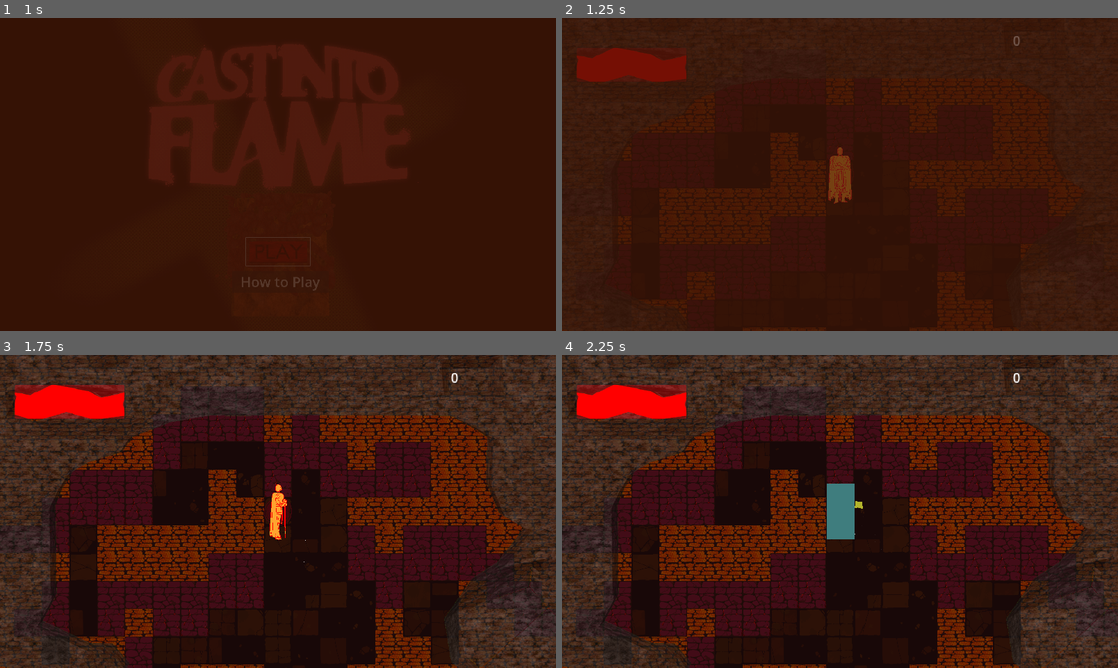
Above: before the commit, frames 1-4 (two rows, left to right).
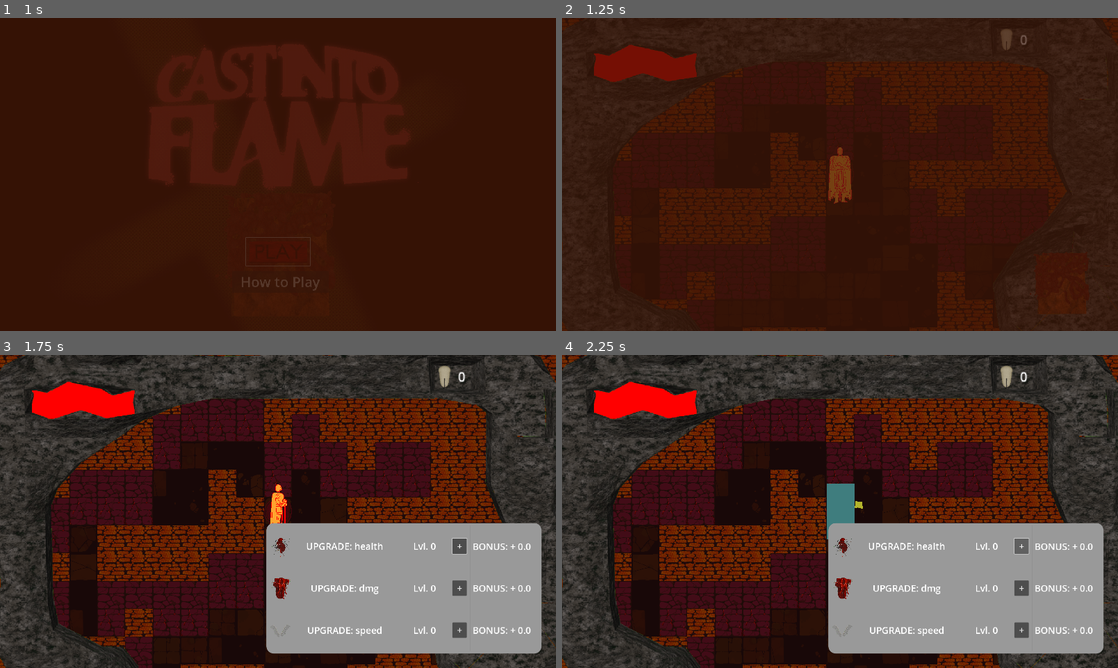
Above: after the commit, the same moments.

Repository: jible/capstone
Game: Godot game, scene res://scenes/testScenes/main_menu.tscn
Same seed, same stepped clock (60 frames per second), same inputs: the game is played once before the commit and once after it. The engine's default icon, where the game draws it, is replaced by a stand-in: a white triangle on a blue panel in a dark square.
Inputs (mouse positions are in pixels of both pictures, inside the frame that each line leads up to):
- Up to frame 1 (1 s): click (278, 252) at 0.5 s
- Up to frame 2 (1.25 s): no input
- Up to frame 3 (1.75 s): click (500, 621) at 1.27 s
- Up to frame 4 (2.25 s): click (1023, 545) at 2 s, where only the run after the commit has a clickable "+"

Frame 1 is identical in both runs. In frame 2, 1.2% of the frame differs, in the area x 2-98%, y 0-100%; in frame 3, 43%, in the area x 0-100%, y 0-100%; in frame 4, 43%.

Commit message:
updated HUD
currency now carries over on level change
new upgrade menu button

Diff:
--- a/scenes/prefabs/ui_elements/HUD.tscn
+++ b/scenes/prefabs/ui_elements/HUD.tscn
@@ -1,11 +1,11 @@
 [gd_scene load_steps=8 format=3 uid="uid://dfvsgbamdsiep"]
 
-[ext_resource type="Texture2D" uid="uid://dslr3ip0cnxp0" path="res://assets/sprites/playerV1.png" id="1_ekvuy"]
 [ext_resource type="Script" path="res://scripts/for_scenes/HUD.gd" id="1_ndg1h"]
-[ext_resource type="Texture2D" uid="uid://bxevwqt0bicpt" path="res://assets/sprites/sexyIndiDevLogo.png" id="2_cbqub"]
-[ext_resource type="Texture2D" uid="uid://cb3ihhfb8trsd" path="res://assets/ui_renders/hud-transparentbg.png" id="3_2oo5a"]
+[ext_resource type="Texture2D" uid="uid://cfj3xjp6wynvg" path="res://assets/ui_renders/hudv2.png" id="2_tc1mn"]
 [ext_resource type="PackedScene" uid="uid://bsmerj830lma6" path="res://scenes/prefabs/ui_elements/stat_upgrade_ui.tscn" id="4_0nay5"]
+[ext_resource type="Texture2D" uid="uid://dixby21fjwcxc" path="res://assets/ui_renders/currency_tooth.png" id="4_mjk8y"]
 [ext_resource type="PackedScene" uid="uid://bqwbdvntcsrc0" path="res://scenes/prefabs/ui_elements/pause_menu.tscn" id="5_csnww"]
+[ext_resource type="Texture2D" uid="uid://c0nobm6vf3dl4" path="res://assets/ui_renders/main_menu_book.png" id="5_ojgqu"]
 
 [sub_resource type="StyleBoxFlat" id="StyleBoxFlat_8sjnk"]
 bg_color = Color(1, 0, 0, 1)
@@ -31,43 +31,14 @@
 grow_horizontal = 2
 grow_vertical = 2
 
-[node name="PlayerInfo" type="PanelContainer" parent="Border"]
-layout_mode = 1
-offset_left = 49.0
-offset_top = 101.0
-offset_right = 432.87
-offset_bottom = 222.45
-
-[node name="MarginContainer" type="MarginContainer" parent="Border/PlayerInfo"]
+[node name="HealthBar" type="ProgressBar" parent="Border"]
+unique_name_in_owner = true
 layout_mode = 2
-theme_override_constants/margin_left = 2
-theme_override_constants/margin_top = 2
-theme_override_constants/margin_right = 2
-theme_override_constants/margin_bottom = 2
-
-[node name="HBoxContainer" type="HBoxContainer" parent="Border/PlayerInfo/MarginContainer"]
-layout_mode = 2
-
-[node name="PlayerImage" type="TextureRect" parent="Border/PlayerInfo/MarginContainer/HBoxContainer"]
-visible = false
-custom_minimum_size = Vector2(50, 50)
-layout_mode = 2
-size_flags_horizontal = 3
-size_flags_stretch_ratio = 0.3
-texture = ExtResource("1_ekvuy")
-expand_mode = 1
-
-[node name="VBoxContainer" type="VBoxContainer" parent="Border/PlayerInfo/MarginContainer/HBoxContainer"]
-layout_mode = 2
-size_flags_horizontal = 3
-size_flags_stretch_ratio = 0.6
-
-[node name="Health" type="HBoxContainer" parent="Border/PlayerInfo/MarginContainer/HBoxContainer/VBoxContainer"]
-layout_mode = 2
-size_flags_vertical = 3
-
-[node name="HealthBar" type="ProgressBar" parent="Border/PlayerInfo/MarginContainer/HBoxContainer/VBoxContainer/Health"]
-layout_mode = 2
+offset_left = 104.0
+offset_top = 83.0
+offset_right = 487.0
+offset_bottom = 220.0
+scale = Vector2(0.959999, 1)
 size_flags_horizontal = 3
 size_flags_vertical = 3
 theme_override_styles/fill = SubResource("StyleBoxFlat_8sjnk")
@@ -76,76 +47,61 @@
 value = 10.0
 show_percentage = false
 
-[node name="HealthLabel" type="Label" parent="Border/PlayerInfo/MarginContainer/HBoxContainer/VBoxContainer/Health"]
-visible = false
-layout_mode = 2
-size_flags_horizontal = 3
-size_flags_vertical = 1
-size_flags_stretch_ratio = 0.25
-text = "10/10
-"
-horizontal_alignment = 2
-vertical_alignment = 1
-
-[node name="PlayerName" type="Label" parent="Border/PlayerInfo/MarginContainer/HBoxContainer/VBoxContainer"]
-visible = false
-layout_mode = 2
-size_flags_vertical = 3
-size_flags_stretch_ratio = 0.5
-text = "player name"
-
 [node name="HUD Overlay" type="TextureRect" parent="Border"]
-modulate = Color(1, 1, 1, 0.627451)
-layout_mode = 0
-offset_left = -417.0
-offset_top = -199.0
-offset_right = 1979.0
-offset_bottom = 1040.0
-scale = Vector2(1.125, 1.125)
-texture = ExtResource("3_2oo5a")
+layout_mode = 1
+anchors_preset = 15
+anchor_right = 1.0
+anchor_bottom = 1.0
+grow_horizontal = 2
+grow_vertical = 2
+texture = ExtResource("2_tc1mn")
 
 [node name="Minimap" type="PanelContainer" parent="Border"]
 layout_mode = 1
 anchors_preset = 1
 anchor_left = 1.0
 anchor_right = 1.0
-offset_left = 1581.0
-offset_top = 787.0
-offset_right = 1831.0
-offset_bottom = 1037.0
+offset_left = 158.0
+offset_top = -318.0
+offset_right = 408.0
+offset_bottom = -68.0
 grow_horizontal = 0
 
-[node name="Button" type="Button" parent="Border"]
+[node name="UpgradeMenuButton" type="TextureButton" parent="Border"]
 layout_mode = 1
-anchors_preset = 2
+anchors_preset = 3
+anchor_left = 1.0
 anchor_top = 1.0
+anchor_right = 1.0
 anchor_bottom = 1.0
-offset_left = -79.5
-offset_top = 936.625
-offset_right = 257.5
-offset_bottom = 1021.62
+offset_left = -393.0
+offset_top = -359.0
+offset_right = 900.0
+offset_bottom = 947.0
+grow_horizontal = 0
 grow_vertical = 0
-text = "UPGRADE_MENU"
+scale = Vector2(0.297816, 0.297816)
+texture_normal = ExtResource("5_ojgqu")
 
 [node name="Currency" type="HBoxContainer" parent="Border"]
 layout_mode = 2
-offset_left = 1557.0
-offset_top = 37.0
-offset_right = 1657.46
-offset_bottom = 67.82
+offset_left = 1501.0
+offset_top = 31.0
+offset_right = 1557.0
+offset_bottom = 62.0
 scale = Vector2(2.79, 2.79)
 size_flags_vertical = 3
 
 [node name="CurrencyIcon" type="TextureRect" parent="Border/Currency"]
-visible = false
 custom_minimum_size = Vector2(25, 25)
 layout_mode = 2
 size_flags_horizontal = 3
 size_flags_stretch_ratio = 0.25
-texture = ExtResource("2_cbqub")
+texture = ExtResource("4_mjk8y")
 expand_mode = 1
 
 [node name="CurrencyCount" type="Label" parent="Border/Currency"]
+unique_name_in_owner = true
 layout_mode = 2
 size_flags_horizontal = 3
 size_flags_stretch_ratio = 0.75
@@ -164,4 +120,4 @@
 anchor_right = 0.5
 anchor_bottom = 0.5
 
-[connection signal="pressed" from="Border/Button" to="." method="_on_button_pressed"]
+[connection signal="pressed" from="Border/UpgradeMenuButton" to="." method="_on_upgrade_menu_button_pressed"]
--- a/scripts/for_scenes/HUD.gd
+++ b/scripts/for_scenes/HUD.gd
@@ -2,11 +2,10 @@
 
 var test = 0
 @onready var upgrade_menu = $StatUpgradeUi
-@onready var menu_button = $Border/Button
+@onready var upgrade_menu_button = $Border/UpgradeMenuButton
 
-@onready var health_bar: ProgressBar = $Border/PlayerInfo/MarginContainer/HBoxContainer/VBoxContainer/Health/HealthBar
-@onready var health_label: Label = $Border/PlayerInfo/MarginContainer/HBoxContainer/VBoxContainer/Health/HealthLabel
-@onready var currency_count: Label = $Border/Currency/CurrencyCount
+@onready var health_bar: ProgressBar = %HealthBar
+@onready var currency_count: Label = %CurrencyCount
 @onready var player: Player = get_tree().get_first_node_in_group("Player")
 
 # Called when the node enters the scene tree for the first time.
@@ -15,13 +14,14 @@
 	SignalBus.player_health_updated.connect(update_health)
 	SignalBus.currency_changed.connect(update_currency)
 	update_health()
+	update_currency()
 
 # Called every frame. 'delta' is the elapsed time since the previous frame.
 func _process(delta: float) -> void:
 	if Input.is_action_just_pressed("OpenUpgrades"):
 		toggle_upgrade_menu()
 
-func _on_button_pressed() -> void:
+func _on_upgrade_menu_button_pressed() -> void:
 	toggle_upgrade_menu()
 
 func toggle_upgrade_menu():
@@ -30,11 +30,12 @@
 func update_player_info():
 	#Updates health bar when player upgrades health
 	update_health()
+	update_currency()
 
 func update_health():
 	health_bar.max_value = player.health_manager.max_health
 	health_bar.value = player.health_manager.health
-	health_label.text = "%d/%d" % [player.health_manager.health, player.health_manager.max_health]
 
 func update_currency():
-	currency_count.text = "%d" % Inventory.items[Globals.currency_key]
+	if Inventory.check_item(Globals.currency_key):
+		currency_count.text = "%d" % Inventory.items[Globals.currency_key]
Binary file added: assets/ui_renders/bloodScreen.png
Not shown, added: assets/ui_renders/bloodScreen.png.import
Binary file added: assets/ui_renders/hudv2.png
Not shown, added: assets/ui_renders/hudv2.png.import
Binary file added: assets/ui_renders/optionsMenu.png
Not shown, added: assets/ui_renders/optionsMenu.png.import
